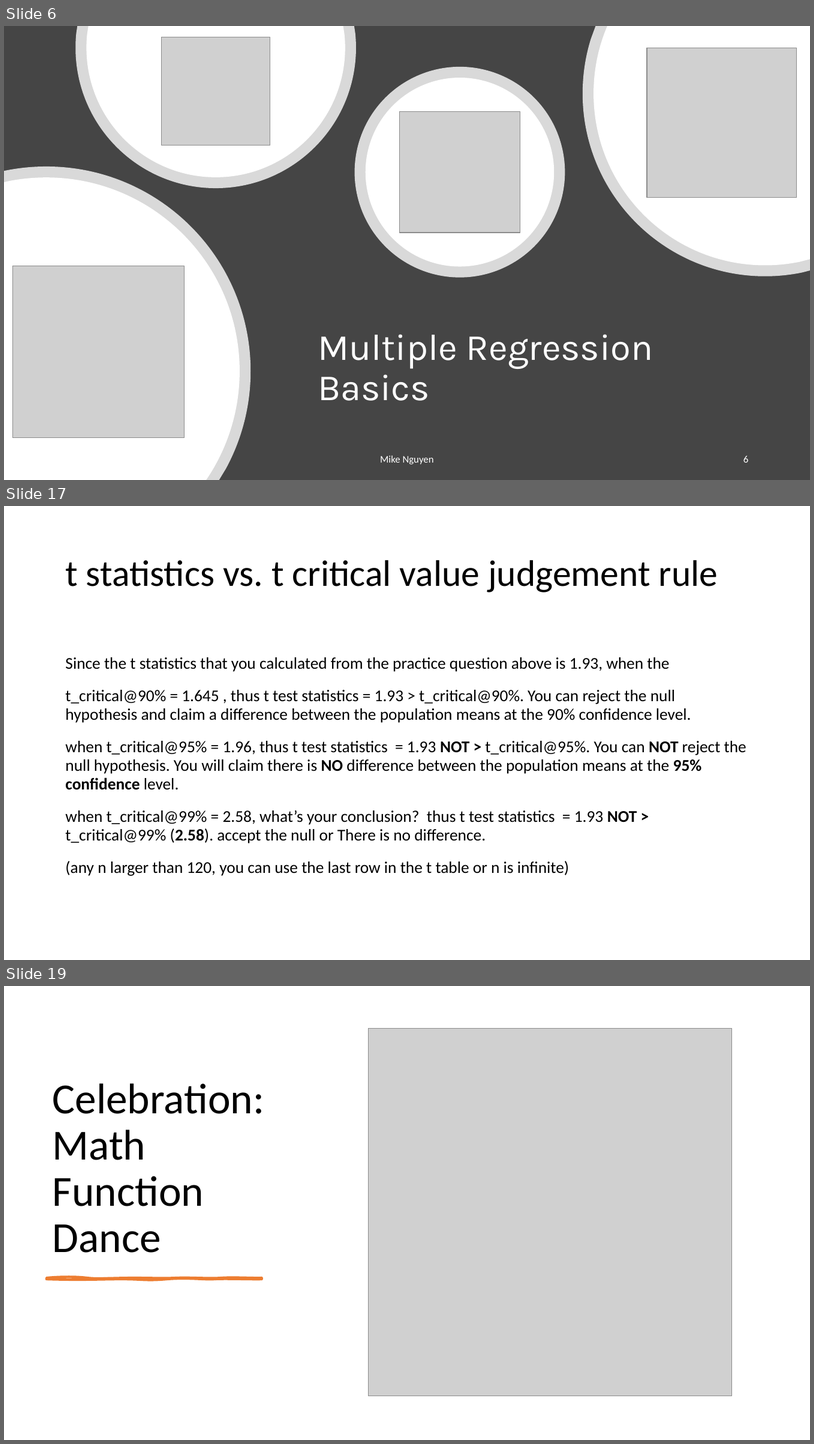
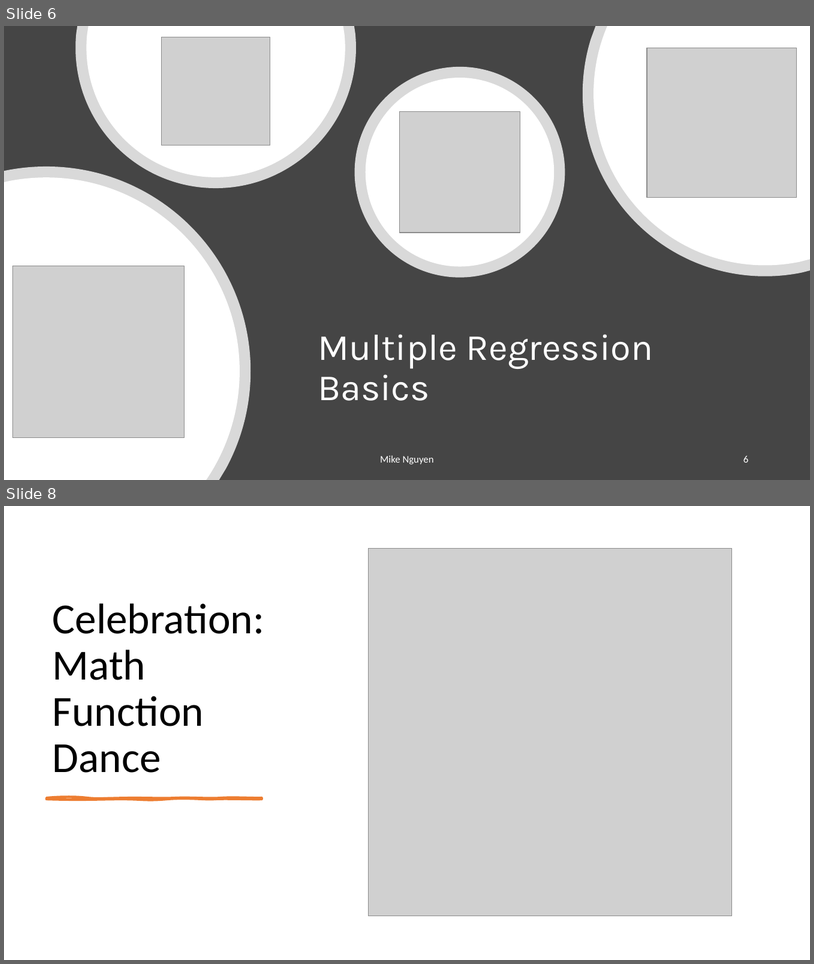
Before and after one commit to mikenguyen13/mar4050, a slide deck: lectures/12/1_multiple_regression.pptx. Shown one above the other, each under a label of ours: slides 6, 17 and 19 before the commit, slides 6 and 8 after it; the slides between them are not shown. The pictures are 814x1444 and 814x964 pixels, drawn with LibreOffice and Linux fonts; fonts in the diff are those of the drawing; grey boxes stand for pictures. Boxes give left, top, right and bottom in pixels: in the first picture for what was removed or moved away, otherwise in the second. Text is boxed around its words. In the diff, an @@ line names an element or a change of style, - is before the commit and + after.

```diff
--- a/lectures/12/1_multiple_regression.pptx
+++ b/lectures/12/1_multiple_regression.pptx
@@ slide 17 removed at [4, 506, 810, 960], background #FFFFFF @@
@@ title removed at [65, 560, 718, 592] @@
-t statistics vs. t critical value judgement rule
@@ text removed at [65, 657, 747, 876] @@
-Since the t statistics that you calculated from the practice question above is 1.93, when the
-t_critical@90% = 1.645 , thus t test statistics = 1.93 > t_critical@90%. You can reject the null hypothesis and claim a difference between the population means at the 90% confidence level.
-when t_critical@95% = 1.96, thus t test statistics = 1.93 NOT > t_critical@95%. You can NOT reject the null hypothesis. You will claim there is NO difference between the population means at the 95% confidence level.
-when t_critical@99% = 2.58, what’s your conclusion? thus t test statistics = 1.93 NOT > t_critical@99% (2.58). accept the null or There is no difference.
-(any n larger than 120, you can use the last row in the t table or n is infinite)
@@ what was slide 19 is now slide 8 @@
```
Also in this commit, not shown: 6 slides changed, 1 slide added, 12 other slides removed, 7 other files.
